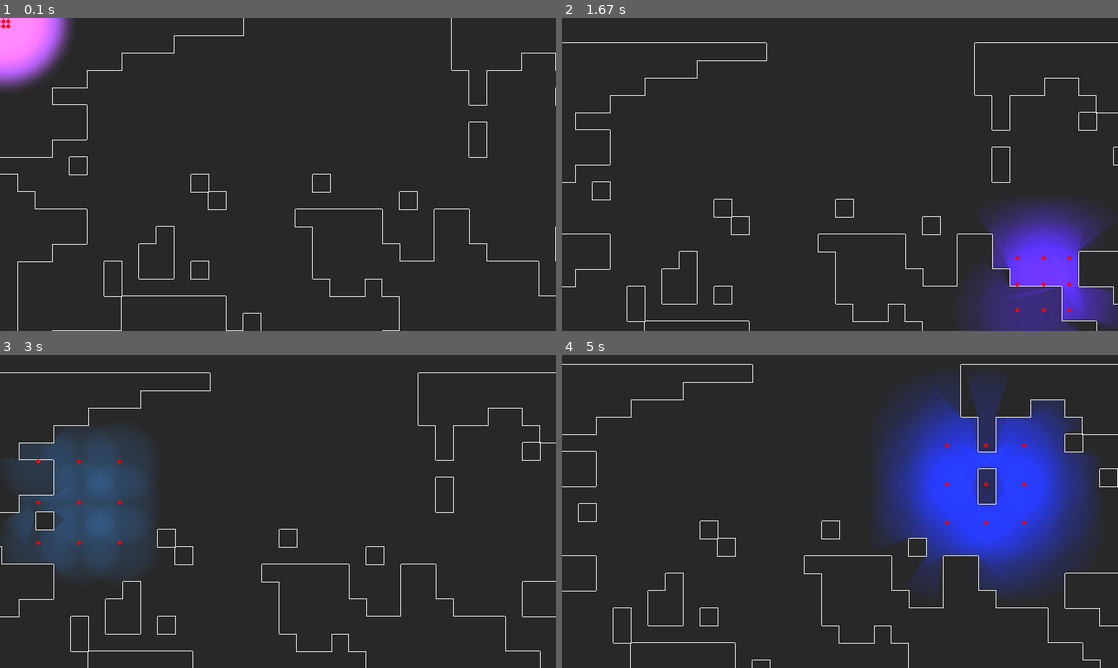
Above: before the commit, frames 1-4 (two rows, left to right).
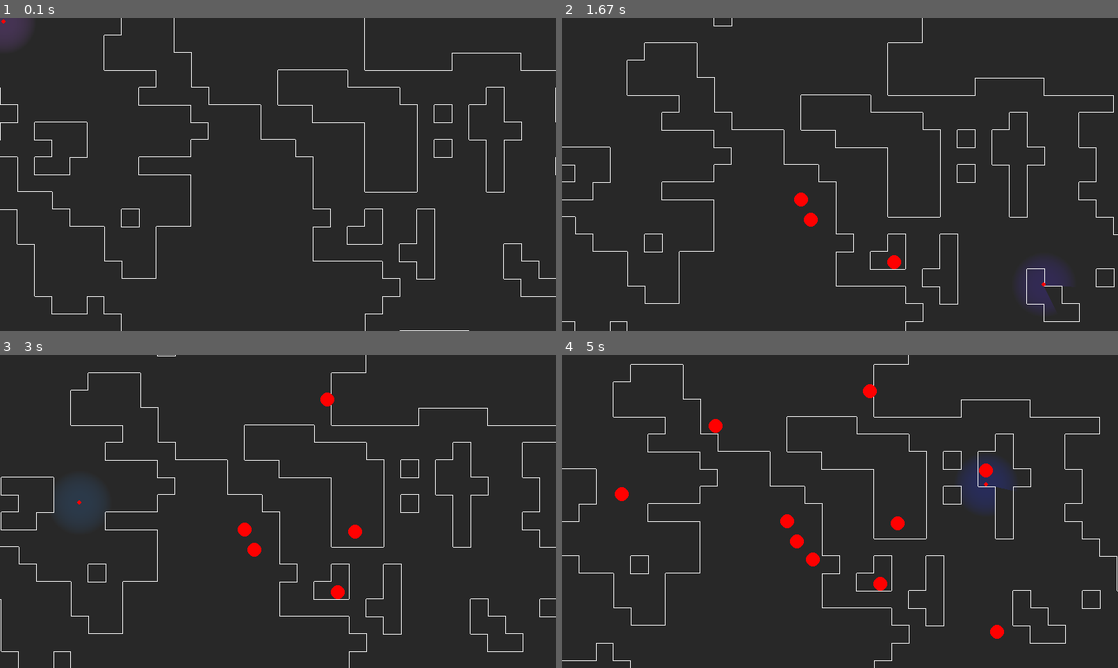
Above: after the commit, the same moments.

Repository: Sarvesh-Mk/pyweek_35
Game: pygame game, started from main.py
Two runs of this game, one before a commit and one after it. Both use one fixed random seed, a clock stepped at 60 frames per second and the inputs below.
Inputs (mouse positions are in pixels of both pictures, inside the frame that each line leads up to):
- Up to frame 1 (0.1 s): no input
- Up to frame 2 (1.67 s): click (840, 174) at 0.38 s; hold D 0.67-1.13 s; click (840, 193) at 0.75 s; hold W 1.17-1.47 s; click (895, 243) at 1.25 s; right-click (1045, 284) at 1.55 s
- Up to frame 3 (3 s): hold D 1.83-2.3 s; click (344, 539) at 1.92 s; hold A 2.33-2.87 s; click (289, 405) at 2.42 s; hold S from 2.9 s (still down); click (77, 502) at 2.98 s
- Up to frame 4 (5 s): release S at 3.2 s; hold A 3.23-3.63 s; click (840, 549) at 3.32 s; hold W 3.67-4.03 s; click (1051, 630) at 3.75 s; hold D 4.07-4.7 s; click (762, 445) at 4.15 s; hold S from 4.73 s (still down); click (984, 483) at 4.82 s

The runs differ from the first frame. In frame 1, 4.9% of the frame differs, in the area x 0-100%, y 0-100%; in frame 2, 11%; in frame 3, 12%; in frame 4, 23%.

Commit message:
click to add towers

Diff:
--- a/controls.py
+++ b/controls.py
@@ -26,3 +26,11 @@
                 self.down = False
             if event.key == pygame.K_w:
                 self.up = False
+
+    def mouse_input(self, event):
+        if event.type == pygame.MOUSEBUTTONDOWN:
+            if event.button == 1:
+                return 1
+            if event.button == 3:
+                return 3
+        return 0
--- a/generated_map_1.txt
+++ b/generated_map_1.txt
@@ -1,40 +1,50 @@
-1111110001111110110111111111011111100000000000000000000000000000000000000000000000000000000000000000
-1111111111111000111111111111111111111000000000000000000000000000000000000000000000000000000000000000
-1111111111111100011111111111111111111111000000000000000000000000000000000000000000000000000000000000
-0111111111111100111111111111110011111111000000000000000000000000000000000000000000000000000000000000
-1111111000011100111100111111111111110110000000000000000000000000000000000000000000000000000000000000
-0101111000000111111111111111111111111110000000000000000000000000000000000000000000000000000000000000
-0111111111111111111111111111111111110000000000000000000000000000000000000000000000000000000000000000
-1111100111111111111111111111111011111000000000000000000000000000000000000000000000000000000000000000
-1111111111111111111111111111111111111000000000011100000000000000000000000000000000000000000000000000
-1111111111111111111111111111111111111101111001111111000000000000000000000000000000000000000000000000
-1111111111111111111111111111111111111111101111011111100000000000000000000000000000000000000000000000
-1111111111111111111111111111111111110000000111000101111000000000000000000000000000000000000000000000
-1111111111111111111111111111111111110000000000000101111110000000000000000000000000000000000000000000
-1111111011111111111111111111111111111000000000000111110100000000000000000000000000000000000000000000
-1111101111111111111111111111111111111000000000000111111100000000000000000000000000000000000000000000
-1101001111111111111111111111111111111011100000000001110000000000000000000000000000000000000000000000
-1101111101111111111111111111111111111011111100000111100000000000000000000000000000000000000000000000
-0111010111111111111111111111111111111110000100001110000000000000000000000000000000000000000000000000
-0111111110111111111111111111111111111010000111111100000000000000000000000000000000000000000000000000
-0011111111111111111111111111111111111000000000111100000000000000000000000000000000000000000000000000
-0111111111111111111111111111111101110000000000111110000000000000000000000000000000000000000000000000
-0111111011111111111111111111111111111110000000010000000000000000000000000000000000000000000000000000
-1111111111111111111111111111111111111110000000010000000000000000000000000000000000000000000000000000
-1111111111111111111111111111111111111110000001110000000000000000000000000000000000000000000000000000
-1111111111111111111111111111111111111111000001000000000000000000000000000000000000000000000000000000
-1111111110111111111111111111111111111011000001000000000000000000000000000000000000000000000000000000
-1111111111111111111111111111111111111100000000000000000000000000000000000000000000000000000000000000
-1111111111111111111011111111111111010100000000000000000000000000000000000000000000000000000000000000
-1111111111111111111111111111111101000110000000000000000000000000000000000000000000000000000000000000
-1111111111111111101111111111111110000010000000000000000000000000000000000000000000000000000000000000
-1111111101110010111111111111111111000000000000000000000000000000000000000000000000000000000000000000
-1111111111000111111111111111111111100000000000000000000000000000000000000000000000000000000000000000
-1111111111011111111111111111111111110000000000000000000000000000000000000000000000000000000000000000
-0011110111111111111111111111111111110000000000000000000000000000000000000000000000000000000000000000
-1110100001111111111111111111111111111000000000000000000000000000000000000000000000000000000000000000
-1111111000111011101111111111111111111100000000000000000000000000000000000000000000000000000000000000
-1111111000111111111111111111111111110000000000000000000000000000000000000000000000000000000000000000
-1111111111111111111111111111111111111000000000000000000000000000000000000000000000000000000000000000
-1111111111111111111111111111111111111000000000000000000000000000000000000000000000000000000000000000
-1111111011111111111111111111111111110000000000000000000000000000000000000000000000000000000000000000
+0000000000000000000000000000000000000000111110000000011111100001110000000000000000000000000000000000
+0000000000000000000000000000000000000001111110000000111111100111111000000000000000000000000000000000
+0000000000000000000000000000000000000011111110000000111111100111111000000000000000000000000000000000
+0000000000000000000000000000000000000011111111111111111111101111111000000000000000000000000000000000
+0000000000000000000000000000000000000000111110100111111111101111110000000000000000000000000000000000
+0000000000000000000000000000000000000000000110000111111011111111110000000000000000000000000000000000
+0000000000000000000000000000000000000110000111000011101000111111111000000000000000001110000000000000
+0000000000000000000000000000000000001110011111000011100000011011100000000000000000001011100000000000
+0000000000000000000000000000000000001111110000000000000000010010000000000000000000001010000000000000
+0000000000000000000000000000000000000100000000000000000000000010000011100000000000001110000000000000
+0000000000000000000000000000000000000111111000000000000000000010000010110000100000001111000000000000
+0000000000000000000000000000000000001100010000000000000000001110000110111111100001111111000000000000
+0000000000000000000000000000000000000100111100000000000000001100010100110011110001111110000000000000
+0000000000000000000000000000000000000000001100000000000000001111111100011011111111111100000000000000
+0000000000000000000000000000000000000000001010000000000000000111111110111111111011111100000000000000
+0000000000000000000000000000000000000000001111111100000000000110011000110111111111111000000000000000
+0000000000000000000000000000000000000000001111111100000000000000000000110010110111001000000000000000
+0000000000000000000000000000000000000000001111111000000000000000000001110011111111010000000000000000
+0000000000000000000000000000000000000000111111111000000000000000000001110110111111111100000000000000
+0000000000000000000000000000000000000000111110000000000000000000000111000011111111111101011100000000
+0000000000000000000000000000000000000000001100000000000000000000000011000111111111111111111110000000
+0000000000000000000000000000000000001101011110000000000000000000000011000001110010111110111110000000
+0000000000000000000000000000000001111111111111111000000000000000000010000011110000101111111110101000
+0000000000000000000000000000000011011111111111111101000000000000000110111111100001111111100111111111
+0000000000000000000000000000000111001111111111111111100000000000000111111111110001111111111101111111
+0000000000000000000000000000000111111111111111111111100000000000000011101110000000011111111111111111
+0000000000000000000000000000000011111111111111111111100000000000000010001100000000111111101111111111
+0000000000000000000000000000000001111111111111111111000000000000000000000000110001111111111111111110
+0000000000000000000000000000000001111111111111111111000000000000000000000000011111111111111111111110
+0000000000000000000000000000000000001100001111111100000000000000000000000000011111111111111111111111
+0000000000000000000000000000000000000000001111111111000000000000000000111001111111111111111111011111
+0000000000000000000000000000000000000000111111111000000000000000000000110111111111111111111111111111
+0000000000000000000000000000000000000000011111111100000000000000000111110111001111111111111111111111
+0000000000000000000000000000000000000001111111111100000000000000111111111011011110111111111110011111
+0000000000000000000000000000000000001101111111111100000000000111111111111111111111111111111111110111
+0000000000000000000000000000000000001111111111111000000000000111101111111111111111111111111111111001
+0000000000000000000000000000000000001111111101101000000000001111111101111111111111111111111110111100
+0000000000000000000000000000000000000111111111100000000000001111111101111111111111111111111000010000
+0000000000000000000000000000000000000011110000000000000000001111111111111111101111111111111111110000
+0000000000000000000000000000000000001111111000000000000000000111110011111111111111111111111101110000
+0000000000000000000000000000000000001111111000000000000000000111110011111111111111110111111111100000
+0000000000000000000000000000000000001111100000000000000000000111111111111111111111111111111001100000
+0000000000000000000000000000000000000011000000000000000000011111111111111111111111110111110001111000
+0000000000000000000000000000000000000001000000000000000000111100111111111111111111111111111001011100
+0000000000000000000000000000000000000000000000000000000000011100111111111111111110011111111001111110
+0000000000000000000000000000000000000000000000000000000001111111111111111111111000000011110000001110
+0000000000000000000000000000000000000000000000000000000001111111111100111111110000000011011100011110
+0000000000000000000000000000000000000000000000000000000001111011111100111111100000000011000111011100
+0000000000000000000000000000000000000000000000000000000011111111111111111111000000000000000001110100
+0000000000000000000000000000000000000000000000000000000011111111111111111111110000000000000000000100
--- a/lights.py
+++ b/lights/lights.py
@@ -1,26 +1,39 @@
-import lighting
 import math
 import pygame
+
+from . import lighting
 
 
 class Lights:
     def __init__(self, screen, offset, map):
         # load the light image
-        light_img = pygame.image.load('light.png').convert()
+        self.light_img = pygame.image.load('lights/light.png').convert()
 
         # define the light box
         self.light_box = lighting.LightBox(screen.get_size())
 
         # create the lights (mouse_lights will contain a list of the light IDs)
         # just setting a dummy position of [0, 0]. this will be moved later
-        self.mouse_lights = [self.light_box.add_light(lighting.Light([0, 0], 80, light_img, (100, 50, 255), 255)) for i in range(9)]
+        # self.mouse_lights = [self.light_box.add_light(lighting.Light([0, 0], 80, light_img, (100, 50, 255), 255)) for i in range(9)]
+        self.mouse_lights = [self.light_box.add_light(lighting.Light([0, 0], 80, self.light_img, (100, 50, 255), 255))]
         # light positions relative to the mouse
-        self.mouse_light_offsets = [[(i % 3 - 1) * 30, (i // 3 - 1) * 30] for i in range(9)]
-
-
+        # self.mouse_light_offsets = [[(i % 3 - 1) * 30, (i // 3 - 1) * 30] for i in range(9)]
+        self.mouse_light_offsets = [[0,0]]
         self.visible_walls = self.light_box.render(screen, offset)
         self.light_color = [100, 50, 255]
         lighting.generate_walls(self.light_box, map.data, 25)
+
+        # A list of lights that will be used to light up entities
+        self.entity_lights = []
+
+    def add_entity_light(self, entity):
+        # create a light for the entity
+        light = lighting.Light([0, 0], 80, self.light_img, entity.light_color, 255)
+        # add the light to the light box
+        light_id = self.light_box.add_light(light)
+        # add the light to the list of entity lights
+        self.entity_lights.append([entity, light_id])
+
 
     def draw(self, screen, offset):
         mx, my = pygame.mouse.get_pos()
@@ -41,11 +54,12 @@
         light_color = [v * 0.2 for v in light_color]
 
         # Update Lights
-        self.mouse_light_offsets = [[(i % 3 - 1) * math.sin(timer / 40) * 60, (i // 3 - 1) * math.sin(timer / 40) * 60] for i in range(9)]
+        # self.mouse_light_offsets = [[(i % 3 - 1) * math.sin(timer / 40) * 60, (i // 3 - 1) * math.sin(timer / 40) * 60] for i in range(9)]
         mx, my = pygame.mouse.get_pos()
         for i, light in enumerate(self.mouse_lights):
             # True argument overrides light alpha for faster updates
             self.light_box.get_light(light).set_color(light_color, True)
 
             self.light_box.get_light(light).position = [offset[0] + mx + self.mouse_light_offsets[i][0], offset[1] + my + self.mouse_light_offsets[i][1]]
-            self.light_box.get_light(light).set_size(int((1 + math.sin(timer / 15)) * 40 + 50))
+            self.light_box.get_light(light).set_size(50)
+            # self.light_box.get_light(light).set_size(int((1 + math.sin(timer / 15)) * 40 + 50))
--- a/main.py
+++ b/main.py
@@ -5,7 +5,8 @@
 from settings import *
 from state import *
 from controls import Controls
-from lights import Lights
+from lights.lights import Lights
+from towers.tower_manager import Tower_manager
 
 class Game:
     def __init__(self):
@@ -16,18 +17,19 @@
         self.clock = pygame.time.Clock()
         self.timer = 0
 
-        self.offset = [0, 0]
+        self.offset = [WIDTH // 2, HEIGHT // 2]
 
         # map
-        game_folder = path.dirname(__file__)
-        self.map = Map(100, 40)
-        # self.map.load_map(path.join(game_folder, "levels/mapexample.txt"))
+        self.map = Map(100, 50)
 
         # lighting
         self.lights = Lights(self.screen, self.offset, self.map)
 
         # controls
         self.controls = Controls()
+
+        # towers
+        self.tower_manager = Tower_manager()
 
 
     def new(self):
@@ -65,9 +67,12 @@
         self.screen.fill(BACKGROUND_COLOR)
         self.lights.draw(self.screen, self.offset)
 
+        self.tower_manager.draw(self.screen, self.offset)
+
         for sprite in self.all_sprites:
             self.screen.blit(sprite.image, self.camera.apply(sprite))
         pygame.display.flip()
+
 
     def events(self):
         for event in pygame.event.get():
@@ -77,6 +82,11 @@
                 if event.key == pygame.K_ESCAPE:
                     self.quit()
             self.controls.keyboard_input(event)
+            mouse_event = self.controls.mouse_input(event)
+            if mouse_event == 1:
+                self.tower_manager.add_tower(self.offset)
+
+
 
 
 g = Game()
--- /dev/null
+++ b/towers/tower.py
@@ -0,0 +1,12 @@
+import pygame
+
+
+class Tower:
+    def __init__(self, x, y, radius, color):
+        self.x = x
+        self.y = y
+        self.radius = radius
+        self.color = color
+
+    def draw(self, screen, offset):
+        pygame.draw.circle(screen, self.color, (self.x - offset[0], self.y - offset[1]), self.radius)
--- /dev/null
+++ b/towers/tower_manager.py
@@ -0,0 +1,15 @@
+from .tower import Tower
+import pygame
+
+class Tower_manager:
+    def __init__(self):
+        self.tower_list = []
+
+    def add_tower(self, offset):
+        mx, my = pygame.mouse.get_pos()
+        tower = Tower(mx + offset[0], my + offset[1], 10, (255, 0, 0))
+        self.tower_list.append(tower)
+
+    def draw(self, screen, offset):
+        for tower in self.tower_list:
+            tower.draw(screen, offset)
--- a/world_gen.py
+++ b/world_gen.py
@@ -1,8 +1,9 @@
 import random
 
 def GenerateMap(width, height):
+    count = 1500
     drunk = {
-        'wallCountdown': 1500,
+        'wallCountdown': count,
         'padding': 0,
         'x': int( width / 2 ),
         'y': int( height / 2 )
Empty file added: lights/__init__.py
Renamed: light.png -> lights/light.png
Renamed: lighting.py -> lights/lighting.py
